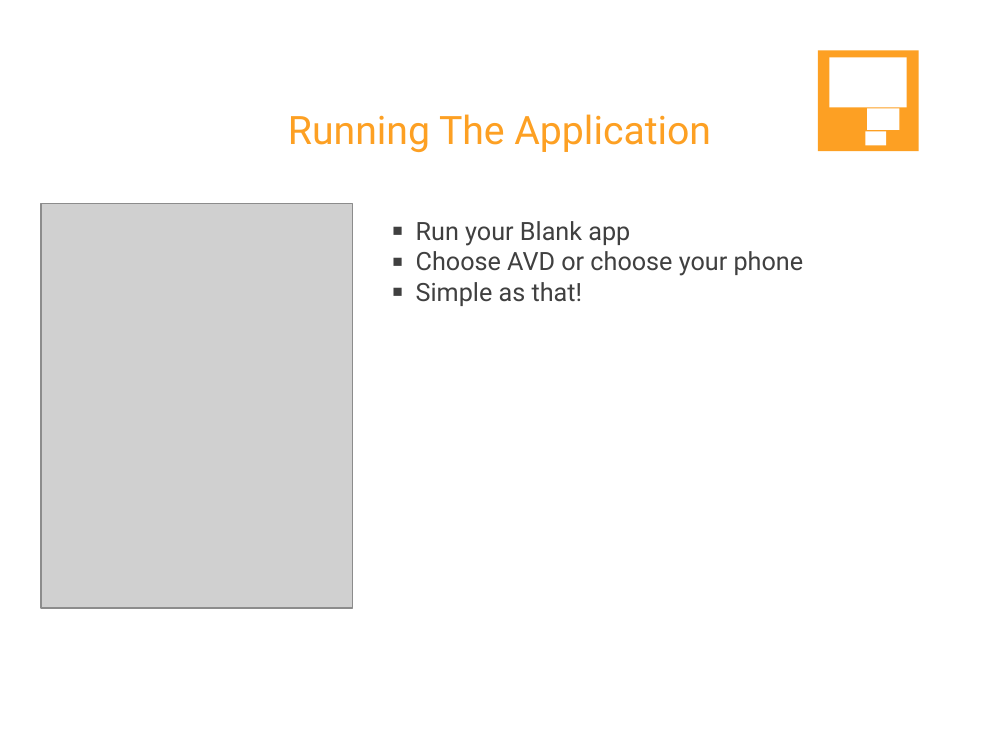
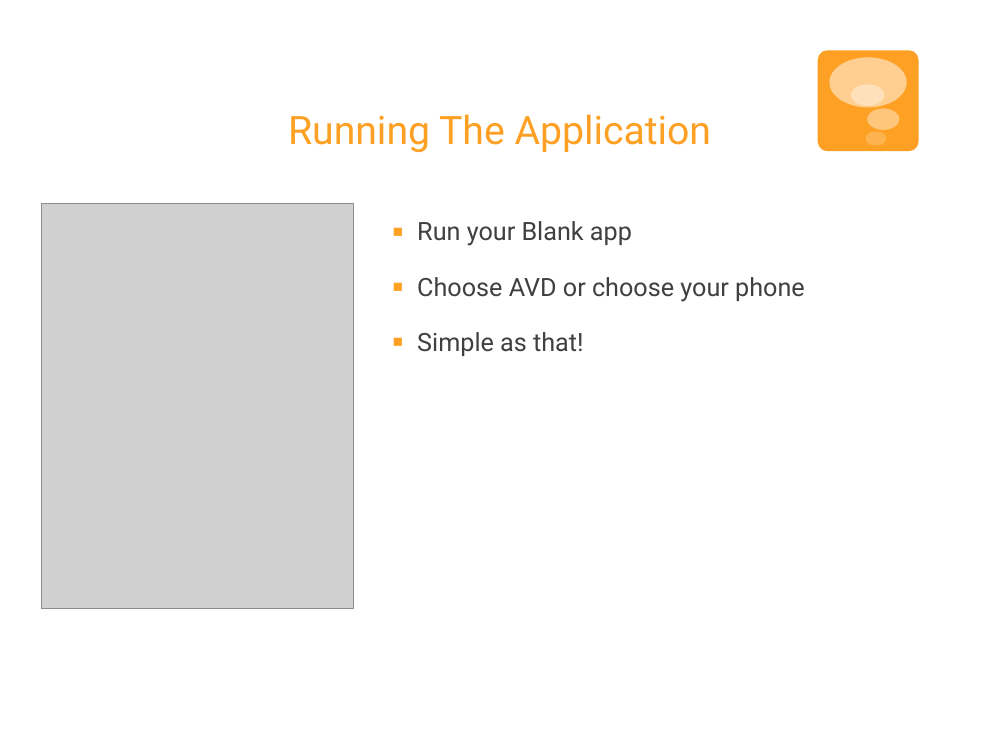
Before and after one commit to txcsmad/Android, a slide deck: slide 6 of Android_Meeting1.pptx. Drawn at 1008x756 pixels with LibreOffice and Linux fonts; fonts in the diff are those of the drawing; grey boxes stand for pictures. Boxes give left, top, right and bottom in pixels: in the first picture for what was removed or moved away, otherwise in the second. Text is boxed around its words. In the diff, an @@ line names an element or a change of style, - is before the commit and + after.

```diff
--- a/Android_Meeting1.pptx
+++ b/Android_Meeting1.pptx
@@ rounded rectangle at bbox=[817, 50, 918, 151]: rectangle to rounded rectangle @@
@@ rectangle removed at bbox=[830, 57, 907, 108] @@
@@ rectangle removed at bbox=[851, 85, 884, 106] @@
@@ group added at bbox=[830, 57, 907, 145]: 4 ellipses @@
@@ rectangle removed at bbox=[867, 109, 899, 130] @@
@@ rectangle removed at bbox=[865, 131, 886, 145] @@
@@ text "Run your Blank app" at bbox=[417, 221, 805, 356]: indent changed; more space between paragraphs @@
```
Also in this commit, not shown: 5 other slides changed.
